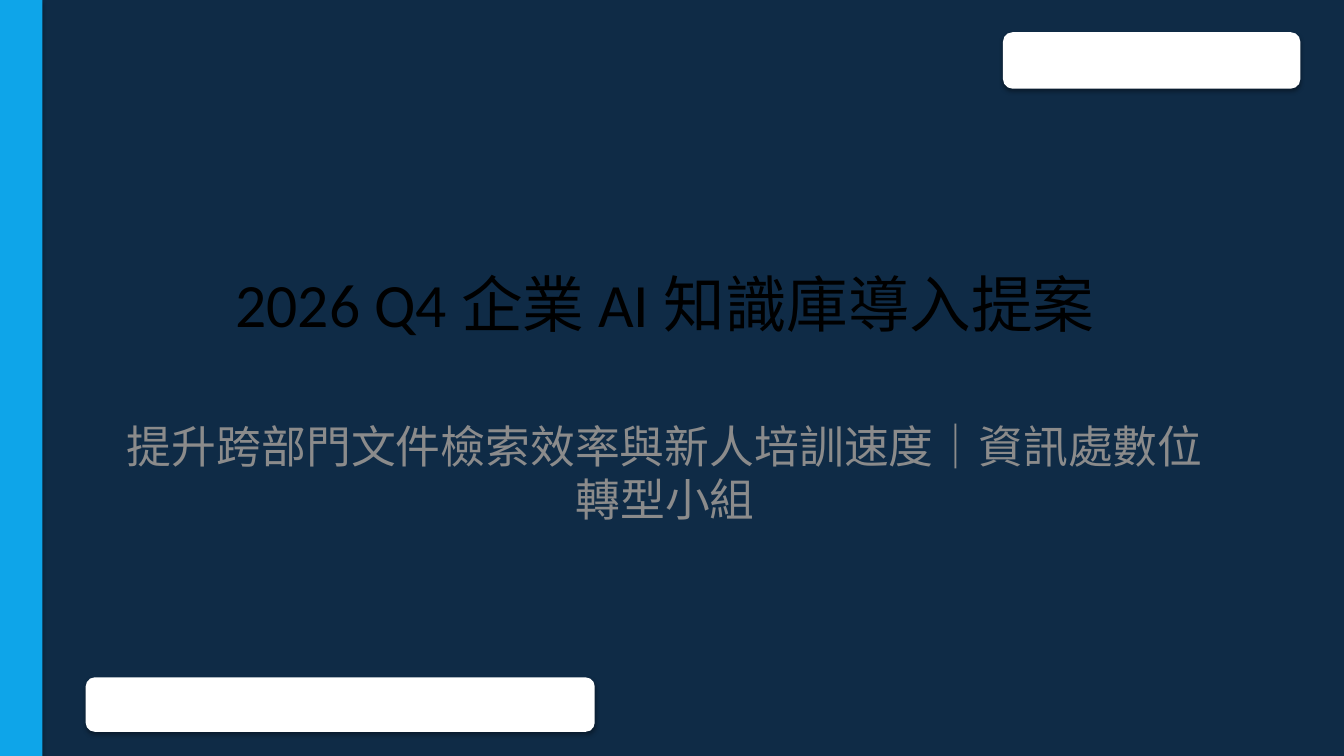
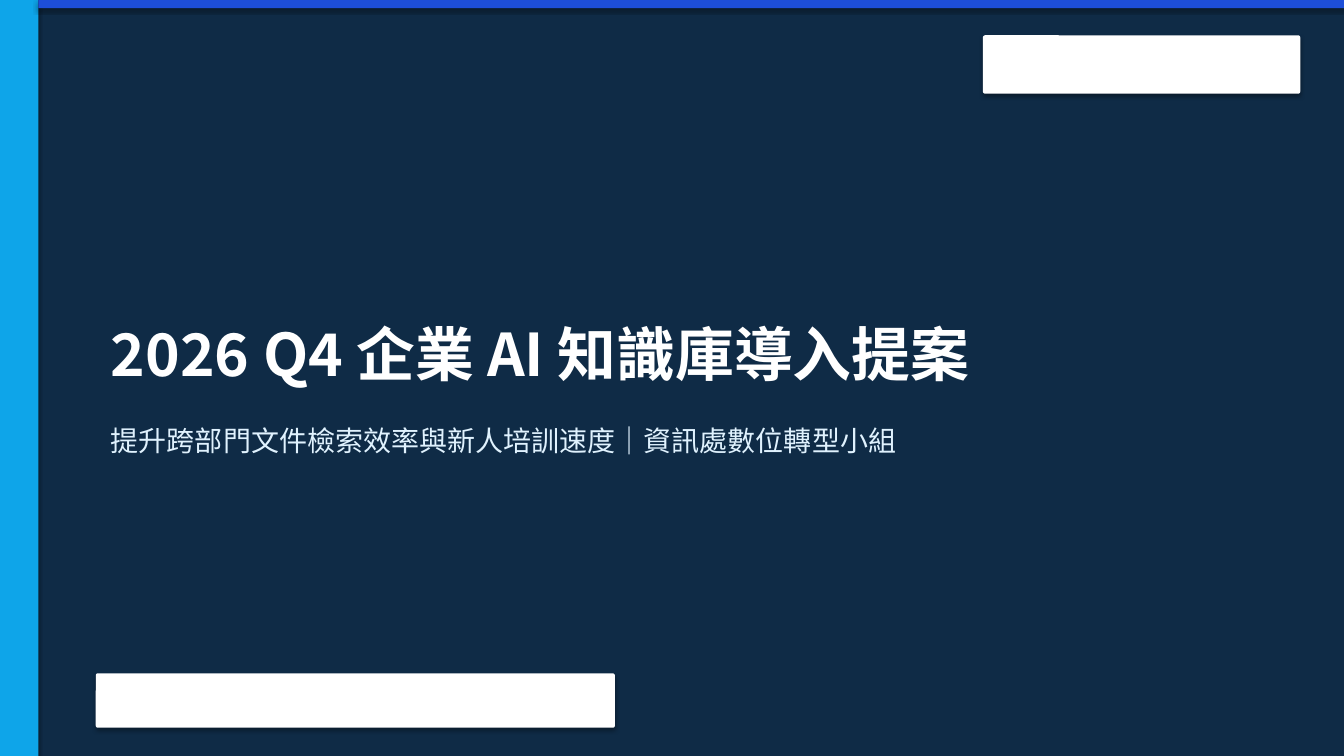
Before and after one commit to roberthsu2003/workflow-productivity, a slide deck: slide 1 of 常見的AI應用/office辦公室應用進階的對齊/pptx/母片大綱動態生成/簡報_母片動態生成示範.pptx. Drawn at 1344x756 pixels with LibreOffice and Linux fonts; fonts in the diff are those of the drawing; background and template pictures are left out. Boxes give left, top, right and bottom in pixels: in the first picture for what was removed or moved away, otherwise in the second. Text is boxed around its words. In the diff, an @@ line names an element or a change of style, - is before the commit and + after.

```diff
--- a/常見的AI應用/office辦公室應用進階的對齊/pptx/母片大綱動態生成/簡報_母片動態生成示範.pptx
+++ b/常見的AI應用/office辦公室應用進階的對齊/pptx/母片大綱動態生成/簡報_母片動態生成示範.pptx
@@ rectangle: place and size @@
-rectangle at [0, 0, 42, 756]
+rectangle at [0, 0, 38, 756]
@@ rectangle added at [38, 0, 1344, 8], fill #1D4ED8 @@
@@ rounded rectangle at [983, 35, 1301, 94]: proportions changed @@
@@ rounded rectangle: place and size @@
-rounded rectangle at [1003, 32, 1301, 89]
+rounded rectangle at [983, 35, 1301, 94]
@@ title "2026 Q4 企業 AI 知識庫導入提案" at [111, 325, 970, 388]: size 44 to 42 pt, font Calibri to Noto Sans CJK TC, text colour #000000 to #FFFFFF, bold on; alignment centre to left; more space between paragraphs; vertical alignment middle to bottom @@
@@ subtitle "提升跨部門文件檢索效率與新人培訓速度｜資訊處數位轉型小組" at [111, 426, 896, 455]: size 32 to 20 pt, font Calibri to Noto Sans CJK TC, text colour #8C8C8C to #E0F2FE; alignment centre to left; more space between paragraphs @@
@@ rounded rectangle: place and size @@
-rounded rectangle at [86, 678, 595, 732]
+rounded rectangle at [96, 674, 615, 728]
@@ rounded rectangle at [96, 674, 615, 728]: proportions changed @@
```
Also in this commit, not shown: 7 other slides changed, 1 other file.
